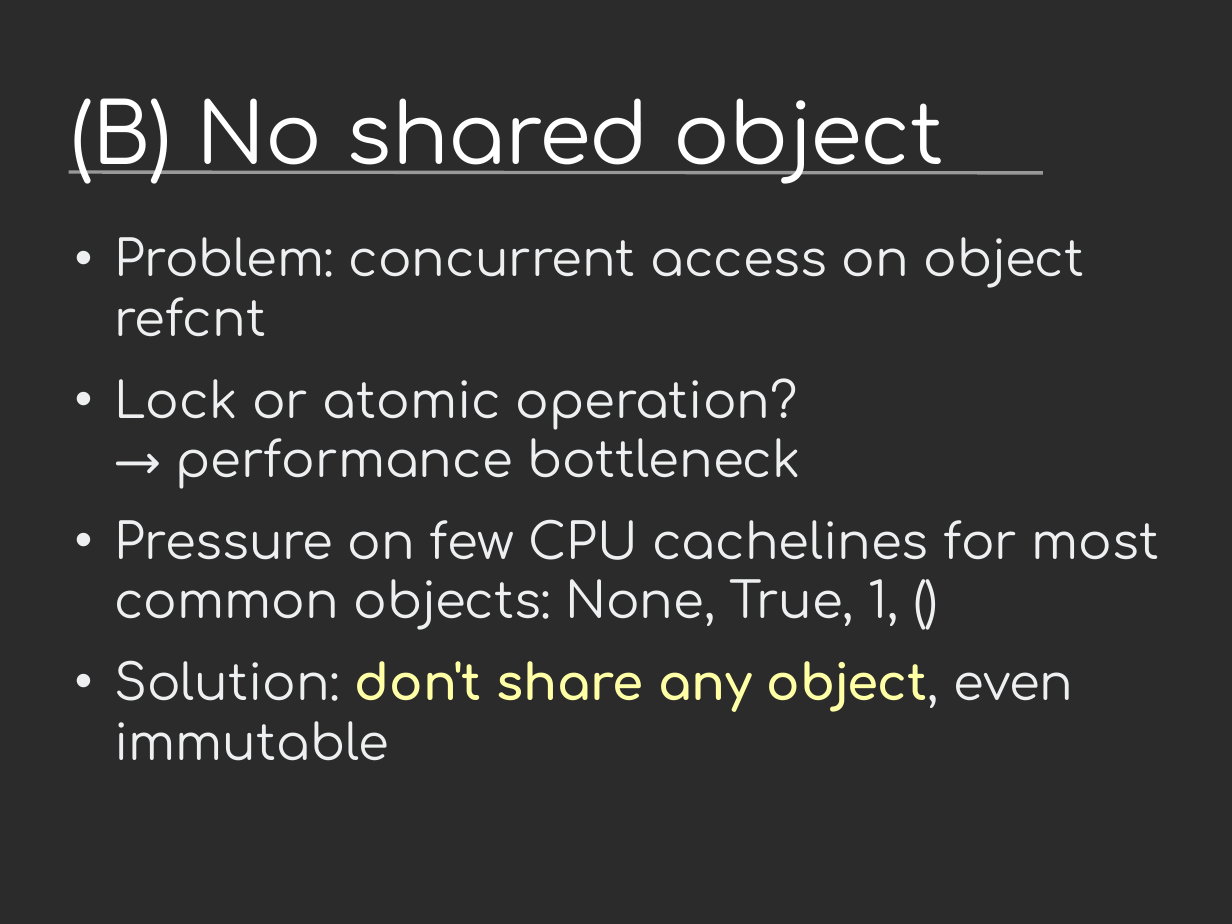
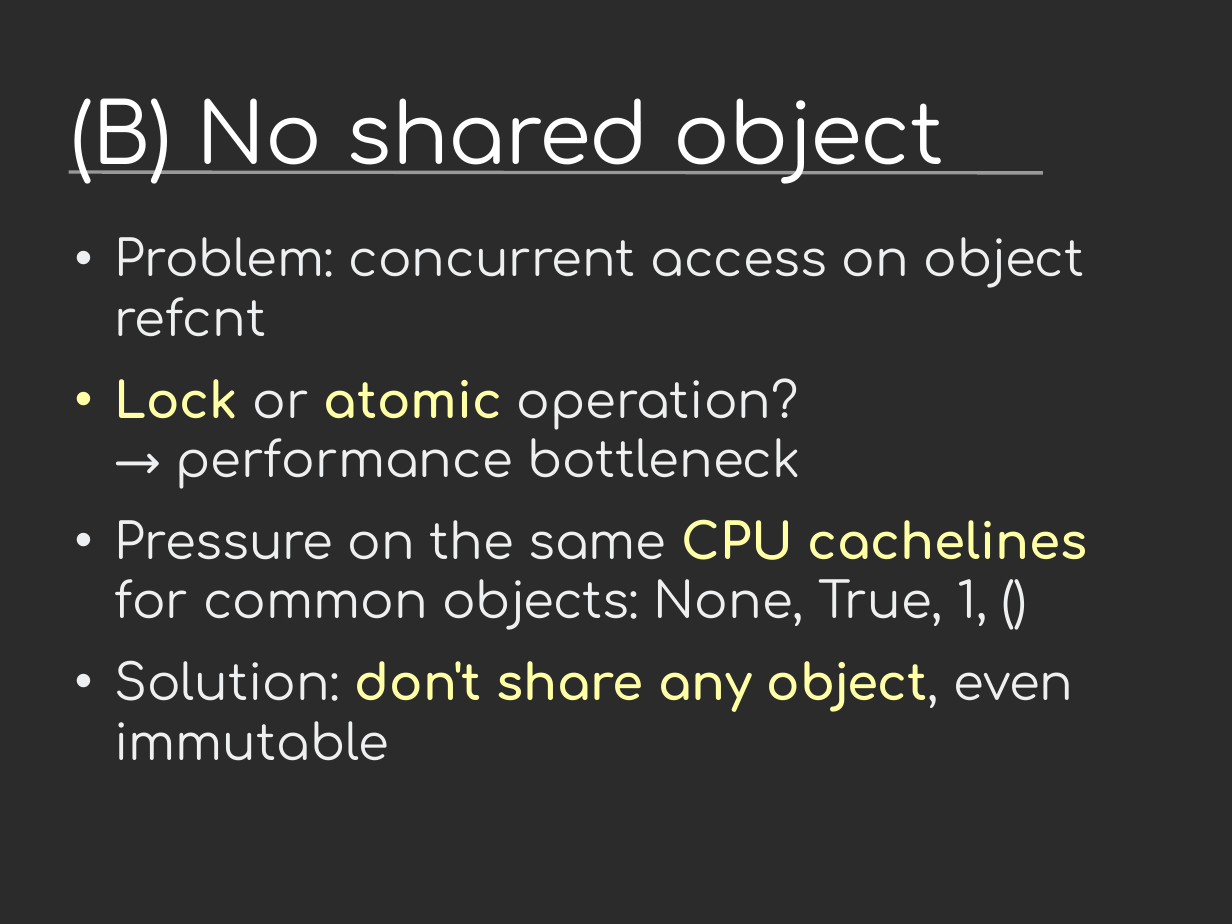
Before and after one commit to vstinner/talks, a slide deck: slide 9 of 2021-PyconUS/subinterpreters.odp. Drawn at 1232x924 pixels with LibreOffice and Linux fonts; fonts in the diff are those of the drawing; background and template pictures are left out; a plain dark background stands for a picture behind light text. Boxes give left, top, right and bottom in pixels: in the first picture for what was removed or moved away, otherwise in the second. Text is boxed around its words. In the diff, an @@ line names an element or a change of style, - is before the commit and + after.

```diff
--- a/2021-PyconUS/subinterpreters.odp
+++ b/2021-PyconUS/subinterpreters.odp
@@ text at bbox=[114, 378, 800, 489]: text colour #EEEFF0 to #FFFFA6, bold on in "Lock atomic" @@
@@ text at bbox=[114, 519, 1088, 630]: text changed @@
-• Pressure on few CPU cachelines for most common objects: None, True, 1, ()
+• Pressure on the same CPU cachelines for common objects: None, True, 1, ()
```
Also in this commit, not shown: 28 other slides changed, 3 slides added, 2 other files.
